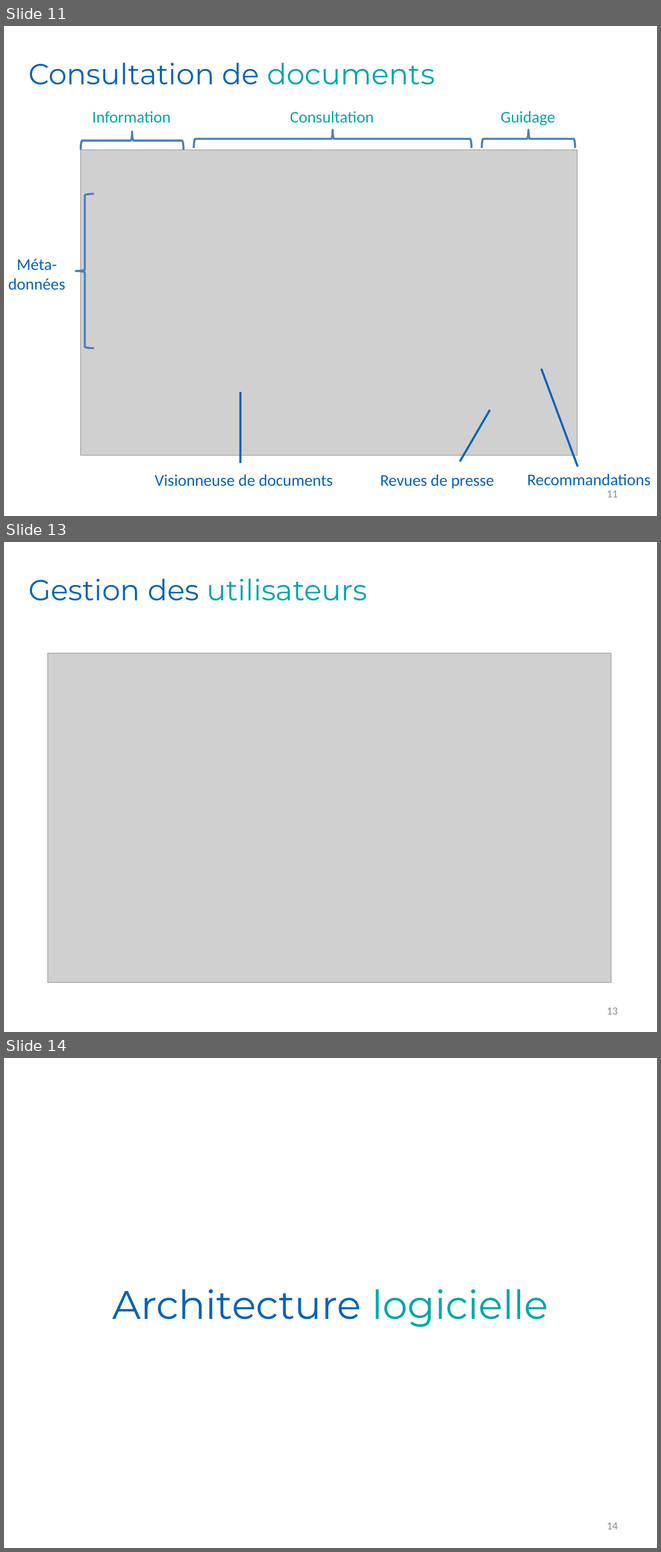
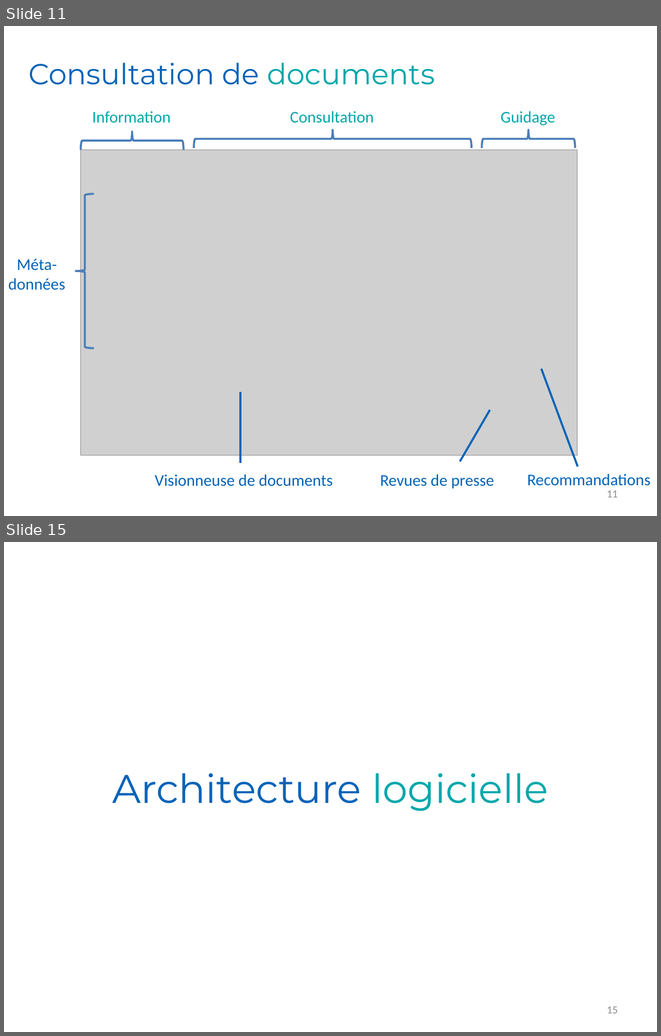
Before and after one commit to Romcol/Gutemberg-rapports, a slide deck: defense/1_project/powerpoint.pptx. Shown one above the other, each under a label of ours: slides 11, 13 and 14 before the commit, slides 11 and 15 after it; the slides between them are not shown. The pictures are 661x1552 and 661x1036 pixels, drawn with LibreOffice and Linux fonts; fonts in the diff are those of the drawing; grey boxes stand for pictures; background and template pictures are left out. Boxes give left, top, right and bottom in pixels: in the first picture for what was removed or moved away, otherwise in the second. Text is boxed around its words. In the diff, an @@ line names an element or a change of style, - is before the commit and + after.

```diff
--- a/defense/1_project/powerpoint.pptx
+++ b/defense/1_project/powerpoint.pptx
@@ slide 13 removed at box(4, 542, 657, 1032), background picture (left out) @@
@@ text removed at box(28, 579, 367, 601) @@
-Gestion des utilisateurs
@@ picture removed at box(48, 653, 611, 982) @@
@@ page number removed at box(607, 1007, 618, 1014) @@
-13
@@ what was slide 14 is now slide 15 @@
@@ page number at box(607, 1006, 618, 1013): text changed @@
-14
+15
```
Also in this commit, not shown: 8 slides changed, 7 slides added, 2 other slides removed.
